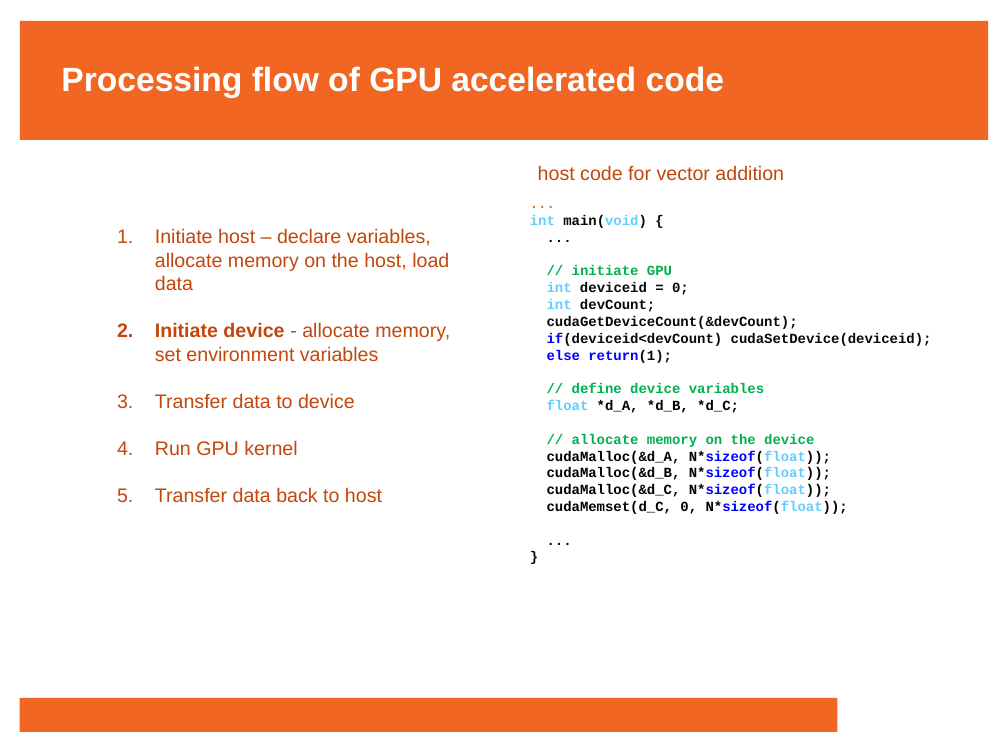
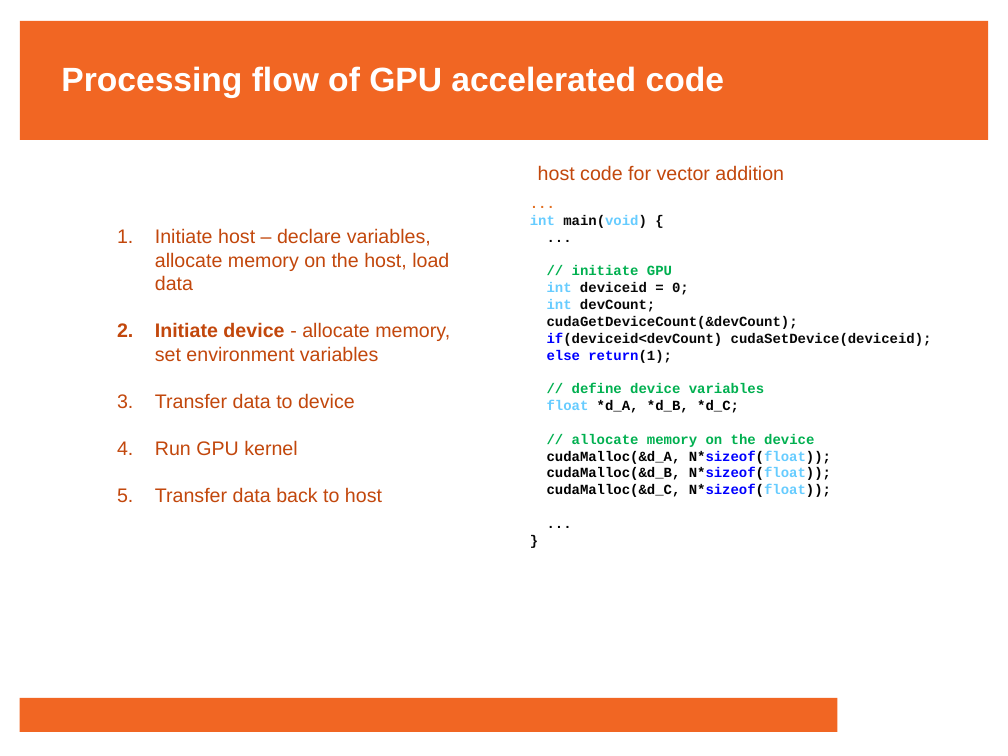
Before and after one commit to francisjudd/CWM-HPC, a slide deck: slide 20 of lectures/pptx/7_Lecture_seven.pptx. Drawn at 1008x756 pixels with LibreOffice and Linux fonts; fonts in the diff are those of the drawing; background and template pictures are left out. Boxes give left, top, right and bottom in pixels: in the first picture for what was removed or moved away, otherwise in the second. Text is boxed around its words. In the diff, an @@ line names an element or a change of style, - is before the commit and + after.

```diff
--- a/lectures/pptx/7_Lecture_seven.pptx
+++ b/lectures/pptx/7_Lecture_seven.pptx
@@ text at (x1=547, y1=501, x2=848, y2=514): paragraph removed @@
-cudaMemset(d_C, 0, N*sizeof(float));
```
Also in this commit, not shown: 3 other slides changed.
